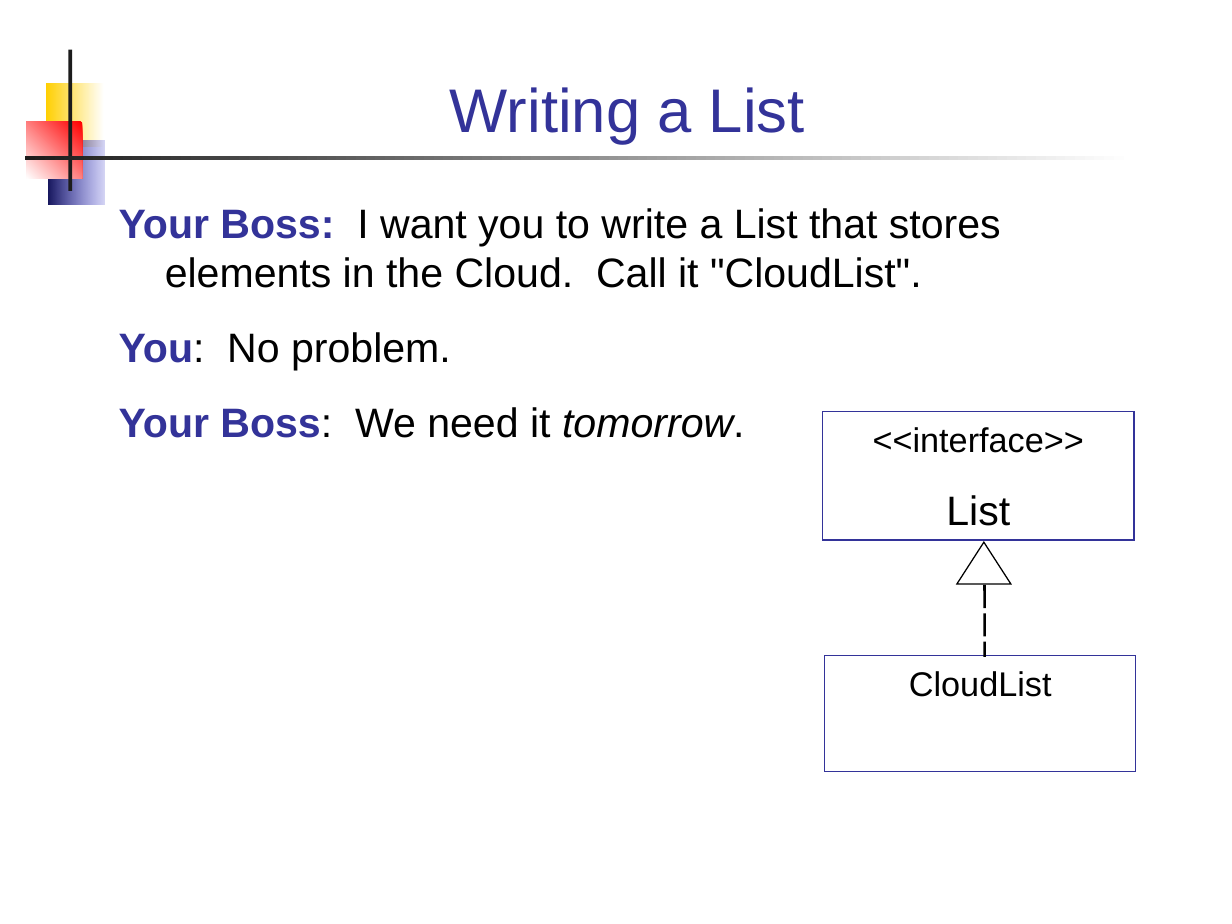
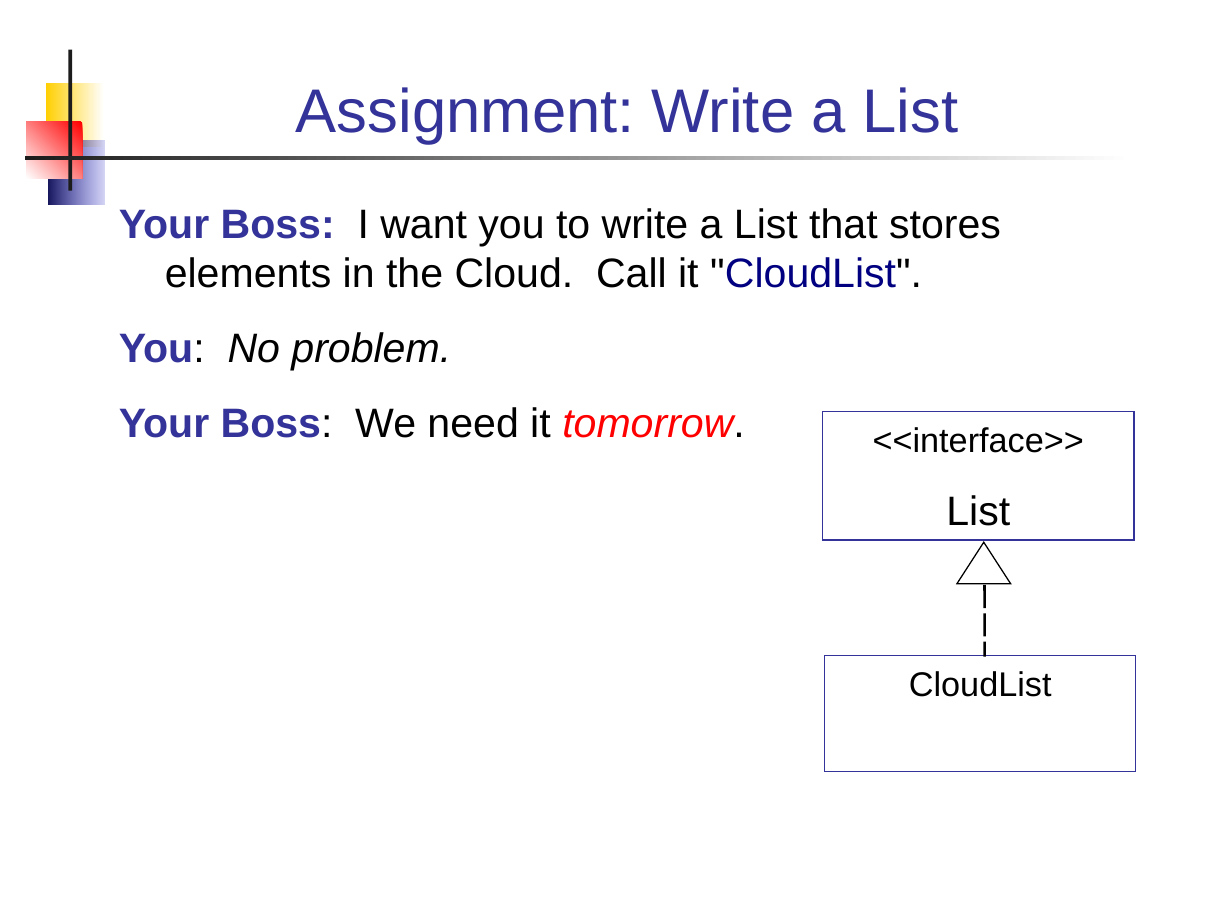
Before and after one commit to skeoop/skeoop.github.io, a slide deck: slide 8 of week4/Inheritance-3-Abstract-Class.ppt (slide 10 before the commit). Drawn at 1232x924 pixels with LibreOffice and Linux fonts; fonts in the diff are those of the drawing. Boxes give left, top, right and bottom in pixels: in the first picture for what was removed or moved away, otherwise in the second. Text is boxed around its words. In the diff, an @@ line names an element or a change of style, - is before the commit and + after.

```diff
--- a/week4/Inheritance-3-Abstract-Class.ppt
+++ b/week4/Inheritance-3-Abstract-Class.ppt
@@ title at bbox=[296, 87, 959, 144]: text changed @@
-Writing a List
+Assignment: Write a List
@@ text "Your Boss: I want you ..." at bbox=[119, 208, 1001, 438]: text colour #000000 to #000080 in ""CloudList"."; italic on in "No problem."; text colour #000000 to #FF0000 in "tomorrow." @@
```
Also in this commit, not shown: 5 other slides changed, 3 slides added, 6 other files.
